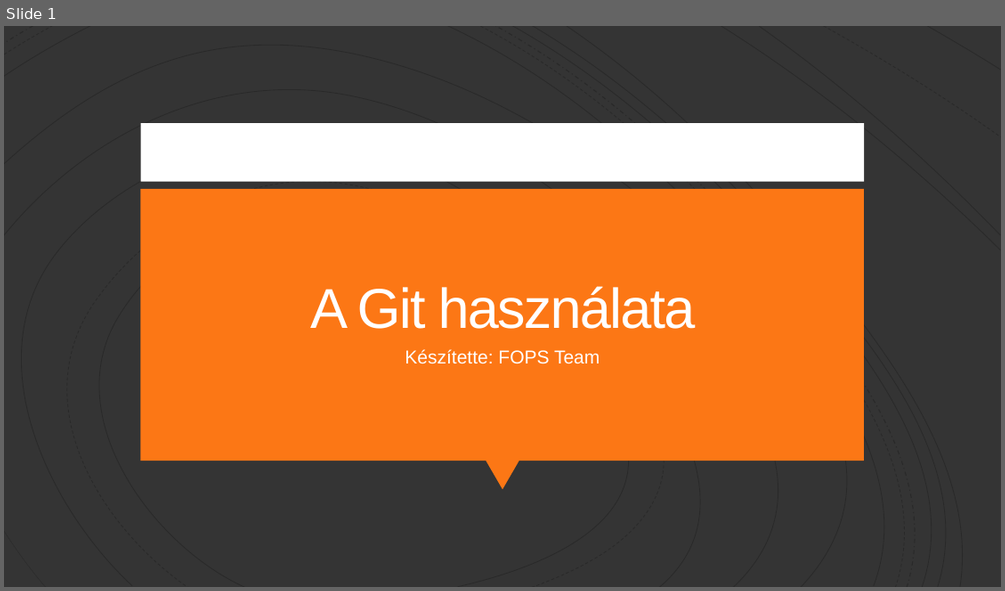
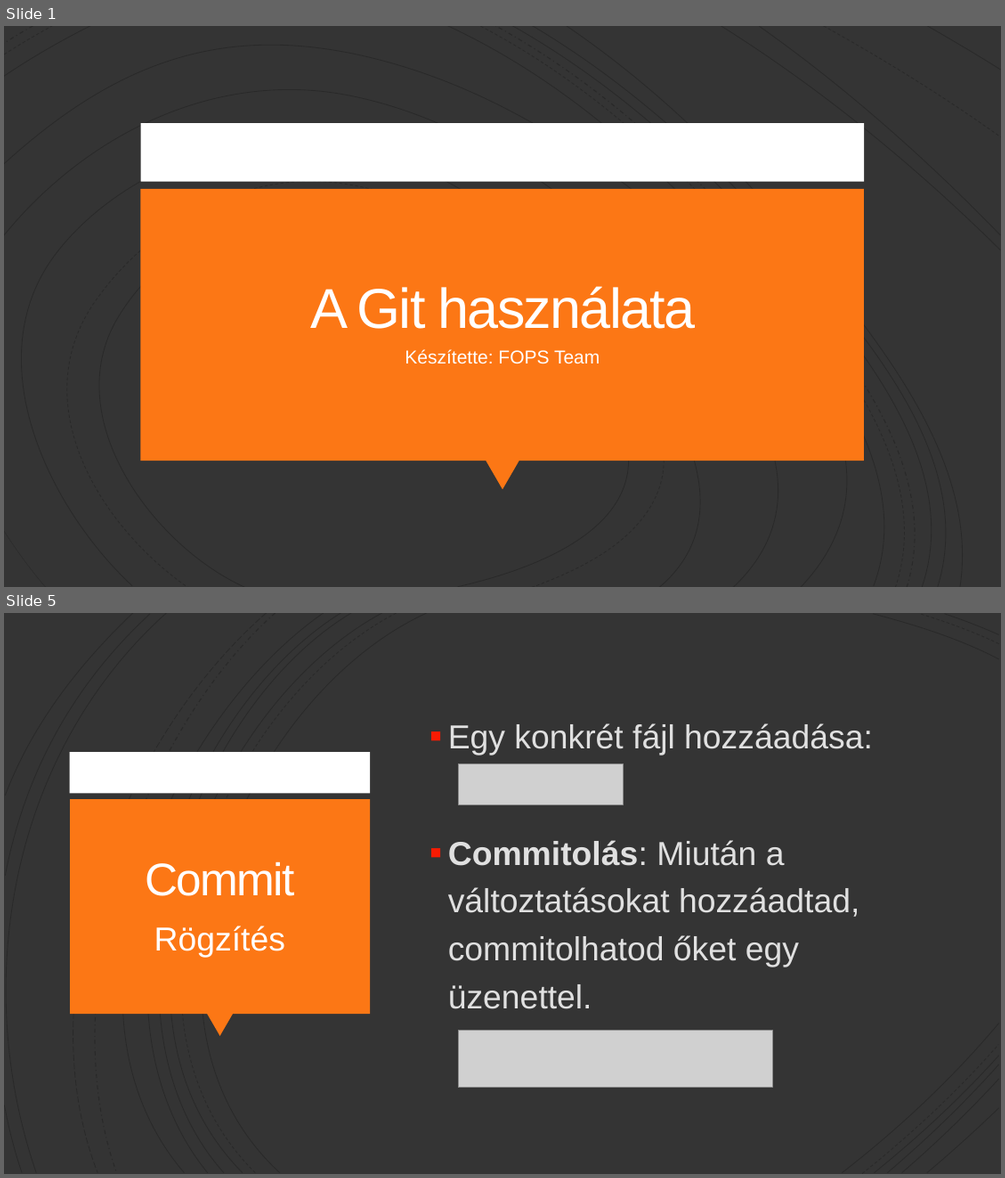
Before and after one commit to Peter-2007/FOPS, a slide deck: FOPS_Git.pptx. Shown one above the other, each under a label of ours: slide 1 before the commit, slides 1 and 5 after it; the slides between them are not shown. The pictures are 1005x591 and 1005x1178 pixels, drawn with LibreOffice and Linux fonts; fonts in the diff are those of the drawing; grey boxes stand for pictures. Boxes give left, top, right and bottom in pixels: in the first picture for what was removed or moved away, otherwise in the second. Text is boxed around its words. In the diff, an @@ line names an element or a change of style, - is before the commit and + after.

```diff
--- a/FOPS_Git.pptx
+++ b/FOPS_Git.pptx
@@ slide 5 added at [4,613,1001,1174], background #343434 @@
@@ group added at [4,613,999,1174]: 21 freeform shapes @@
@@ text added at [448,723,873,1009], 32 pt, text #E0E0E0 @@
+▪ Egy konkrét fájl hozzáadása:
+▪ Commitolás: Miután a változtatásokat hozzáadtad, commitolhatod őket egy üzenettel.
@@ rectangle added at [70,752,371,793], fill #FFFFFF @@
@@ picture added at [458,763,623,804] @@
@@ rectangle added at [70,799,370,1013], fill #FC7715 @@
@@ title added at [145,861,294,896], 44 pt, text #FFFEFF @@
+Commit
@@ text added at [154,925,285,957], 32 pt, text #FFFEFF @@
+Rögzítés
@@ triangle added at [207,1013,233,1037], fill #FC7715 @@
@@ picture added at [458,1030,772,1087] @@
```
Also in this commit, not shown: 6 other slides added, 1 slide removed.
